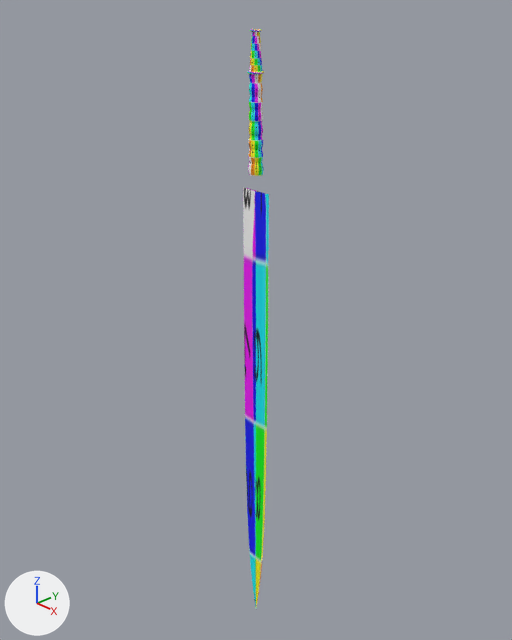
Two versions of the Blender file Sword Tutorial/Sword.blend, one commit apart.
One viewpoint serves both versions: a 50 mm camera at (1.068, -1.005, 1.001) aimed at (-0.041, 0.039, 0.277). Arrows for +X, +Y and +Z are at lower left; the lights stay in place. The same objects are shown in both versions, whatever each file hides.
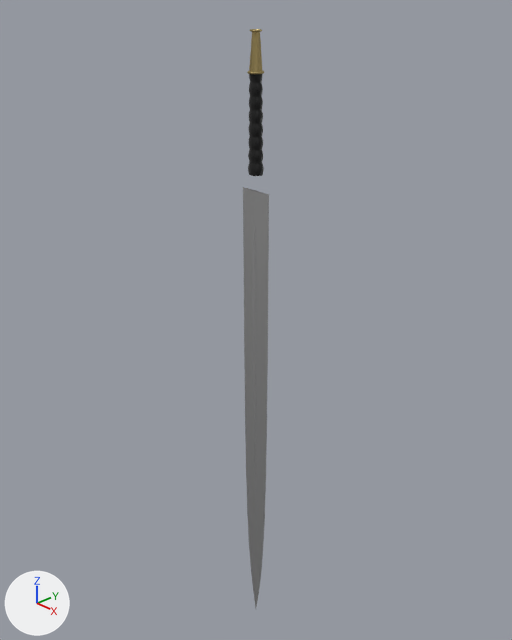
Location of each change, (x1, y1, x2, y2) in pixels of the pictures (512 x 640 px):
```json
{"object": "Cube", "change": "recoloured, surface changed", "before": [243, 187, 269, 608], "after": [243, 187, 269, 608]}
{"object": "Cylinder.002", "change": "recoloured, surface changed", "before": [248, 74, 264, 176], "after": [248, 74, 264, 176]}
{"object": "Cylinder.003", "change": "recoloured", "before": [247, 29, 264, 74], "after": [247, 29, 264, 74]}
```

The change, as JSON lines over the scene's bpy script:
```json
{"op": "add", "block": "img_leadplate_tif", "code": ["img_leadplate_tif = load_image('LeadPlate.tif', 'BlenderFastTrack_Sword/textures/LeadPlate.tif', 1024, 1024, 'Non-Color')"]}
{"op": "add", "block": "mat_guard_material", "code": ["mat_guard_material = principled_material('Guard Material')", "mat_guard_material.base_color = (0.487, 0.375, 0.156)  # yellow #b9a56e", "mat_guard_material.metallic = 1.0"]}
{"op": "add", "block": "mat_handle_material", "code": ["mat_handle_material = bpy.data.materials.new('Handle Material')", "# colours: black #1d1d1d", "# uses the picture img_leadplate_tif"]}
{"op": "add", "block": "mat_blade_metal_mat", "code": ["mat_blade_metal_mat = principled_material('Blade Metal Mat')", "mat_blade_metal_mat.base_color = (0.635, 0.635, 0.635)  # light grey #d1d1d1", "mat_blade_metal_mat.metallic = 1.0"]}
{"block": "me_cube_001", "where": "me_cube_001.from_pydata(...)  # 89 vertices, 80 faces; spans x -0.04..0.04, y -0.007..0.007, z -0.605..0.605"}
{"block": "me_cube_001", "where": "# used by ob_cube; location = (0.0, 0.0, 0.0)"}
{"op": "remove", "block": "me_cube_001", "code": "me_cube_001.materials.append(mat_checkers)  # picture img_uvcheckers_jpg"}
{"block": "me_cube_001", "change": "me_cube_001 part 1: texture (UV) coordinates of 80 of 80 faces, centred in x -0.039..0.039, y -0.004..0.004, z -0.605..0.58, changed; they spanned u 0.38..0.63, v 0.25..1.0 and now span u 0.0..0.13, v 0.0..1.0"}
{"op": "add", "block": "me_cube_001", "code": "me_cube_001.materials.append(mat_blade_metal_mat)  # light grey #d1d1d1"}
{"block": "me_cylinder_003", "where": "me_cylinder_003.from_pydata(...)  # 240 vertices, 230 faces; spans x -0.019..0.019, y -0.017..0.017, z -0.105..0.105"}
{"block": "me_cylinder_003", "where": "# used by ob_cylinder_002; location = (0.0, 0.0, 0.745)"}
{"op": "remove", "block": "me_cylinder_003", "code": "me_cylinder_003.materials.append(mat_checkers)  # picture img_uvcheckers_jpg"}
{"block": "me_cylinder_003", "change": "me_cylinder_003 part 2: texture (UV) coordinates of 230 of 230 faces, centred in x -0.017..0.017, y -0.014..0.014, z -0.098..0.098, changed; they spanned u 0.0..1.0, v 0.5..1.0 and now span u 0.4..0.6, v 0.5..1.0"}
{"op": "add", "block": "me_cylinder_003", "code": "me_cylinder_003.materials.append(mat_handle_material)"}
{"block": "me_cylinder_004", "where": "me_cylinder_004.from_pydata(...)  # 532 vertices, 522 faces; spans x -0.0169..0.0169, y -0.0169..0.0169, z -0.0408..0.04"}
{"op": "remove", "block": "me_cylinder_004", "code": "me_cylinder_004.materials.append(mat_checkers)  # picture img_uvcheckers_jpg"}
{"op": "add", "block": "me_cylinder_004", "code": "me_cylinder_004.materials.append(mat_guard_material)  # yellow #b9a56e"}
```
